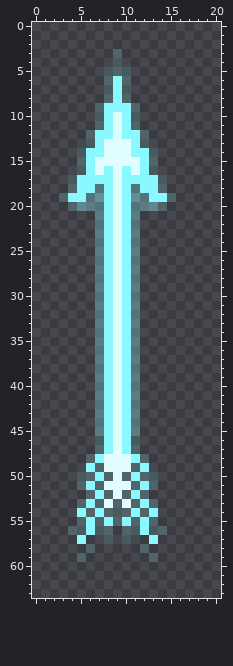
Edited in one commit: pixel-art sprite (Assets/Sprites/Projectiles/ArrowCharged-2.png). The picture above was drawn from the file before the commit.
The file is 21x64 pixels. Colours within 5 levels of each other are drawn and written as one. The old version is drawn lined up with the new one.
New version:
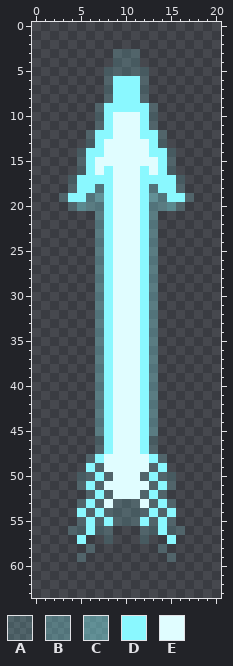
Palette (. is transparent): A #8af8ff29  B #8af8ff4b  C #8af8ff68  D #8af8ff  E #e0fdff
From old to new:
whole drawing moved by -1,+0 (the old picture is shown already moved)
y 3..4: x 10..11 .. -> AA
y 5: x 11..12 .. -> AA
y 6..8: x 10..12 A.. -> DDA
y 9: x 11..13 A.. -> DDA
y 10..11: x 10..13 DA.. -> EEDA
y 12: x 10..14 DDA.. -> EEDDA
y 13: x 11..14 DA.. -> EEDA
y 14: x 11..15 DDA.. -> EEDDA
y 15: x 12..15 DA.. -> EEDA
y 16: x 10 D -> E; x 13..15 A.. -> EDA
y 17: x 10..11 DD -> EE; x 14..16 A.. -> DDA
y 18: x 10..11 DB -> EE; x 13..16 DA.. -> BDDA
y 19: x 10..17 DCBDDA.. -> EEDCBDDA
y 20: x 10..16 DBBCA.. -> EEDBBCA
y 21..45: x 10..13 DB.. -> EEDB
y 46..47: x 10..13 DA.. -> EEDA
y 48: x 11..14 DA.. -> EEDA
y 49: x 11..14 AD.. -> EEAD
y 50: x 10..11 AD -> EE; x 13..15 A.. -> DAA
y 51: x 11..12 AD -> EE; x 14..15 .. -> DA
y 52: x 10..11 AD -> EE; x 13..14 .. -> DA
y 53: x 10 E -> A; x 12 D -> E; x 14..15 .. -> DA
y 54: x 11 D -> A; x 14..15 .. -> AD
y 55: x 10 D -> A; x 14..15 .. -> DA
y 56: x 10..12 AAD -> ..A; x 14..16 A.. -> DAA
y 57: x 10 A -> .; x 12..13 .D -> A.; x 15 . -> D
y 58: x 12 A -> .; x 14 . -> A
y 59: x 13 A -> .; x 15 . -> A
Pixel boxes of the changes (left, top, right, bottom) in both pictures:
changed: (122, 49, 194, 562)
